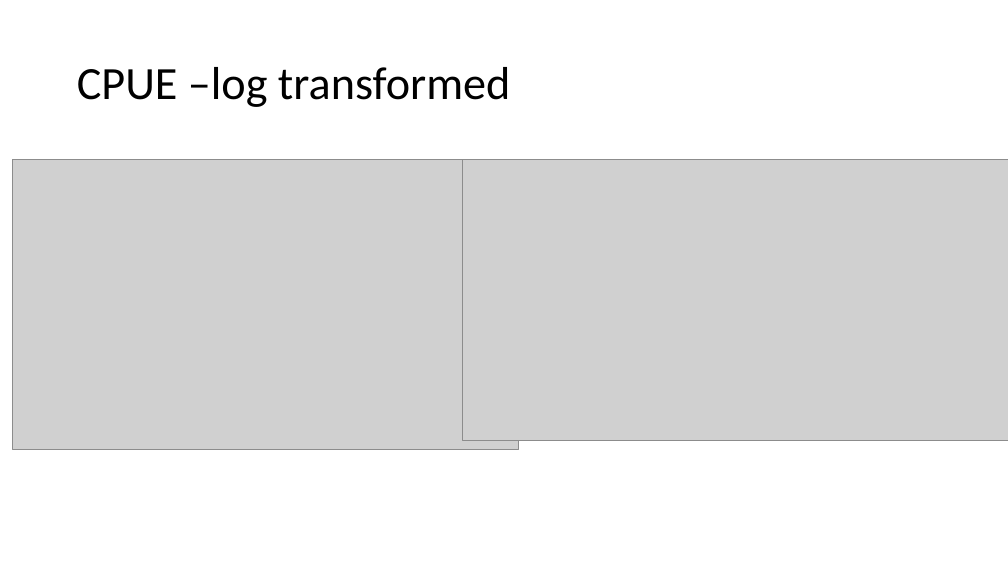
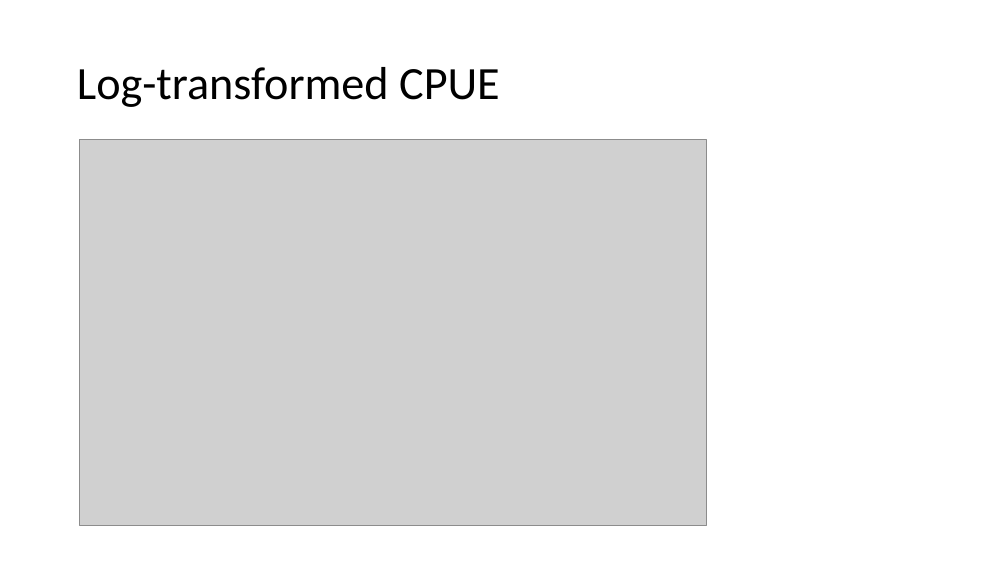
Before and after one commit to rosehartman/FRPreport2018, a slide deck: slide 14 of May phase IV analyses.pptx (slide 3 before the commit). Drawn at 1008x567 pixels with LibreOffice and Linux fonts; fonts in the diff are those of the drawing; grey boxes stand for pictures. Boxes give left, top, right and bottom in pixels: in the first picture for what was removed or moved away, otherwise in the second. Text is boxed around its words. In the diff, an @@ line names an element or a change of style, - is before the commit and + after.

```diff
--- a/May phase IV analyses.pptx
+++ b/May phase IV analyses.pptx
@@ title at [77,67,500,107]: text changed @@
-CPUE –log transformed
+Log-transformed CPUE
@@ picture added at [79,140,706,526] @@
@@ picture removed at [12,160,518,449] @@
@@ picture removed at [463,160,1008,440] @@
```
Also in this commit, not shown: 4 other slides changed, 35 slides added, 1 slide removed, 12 other files.
